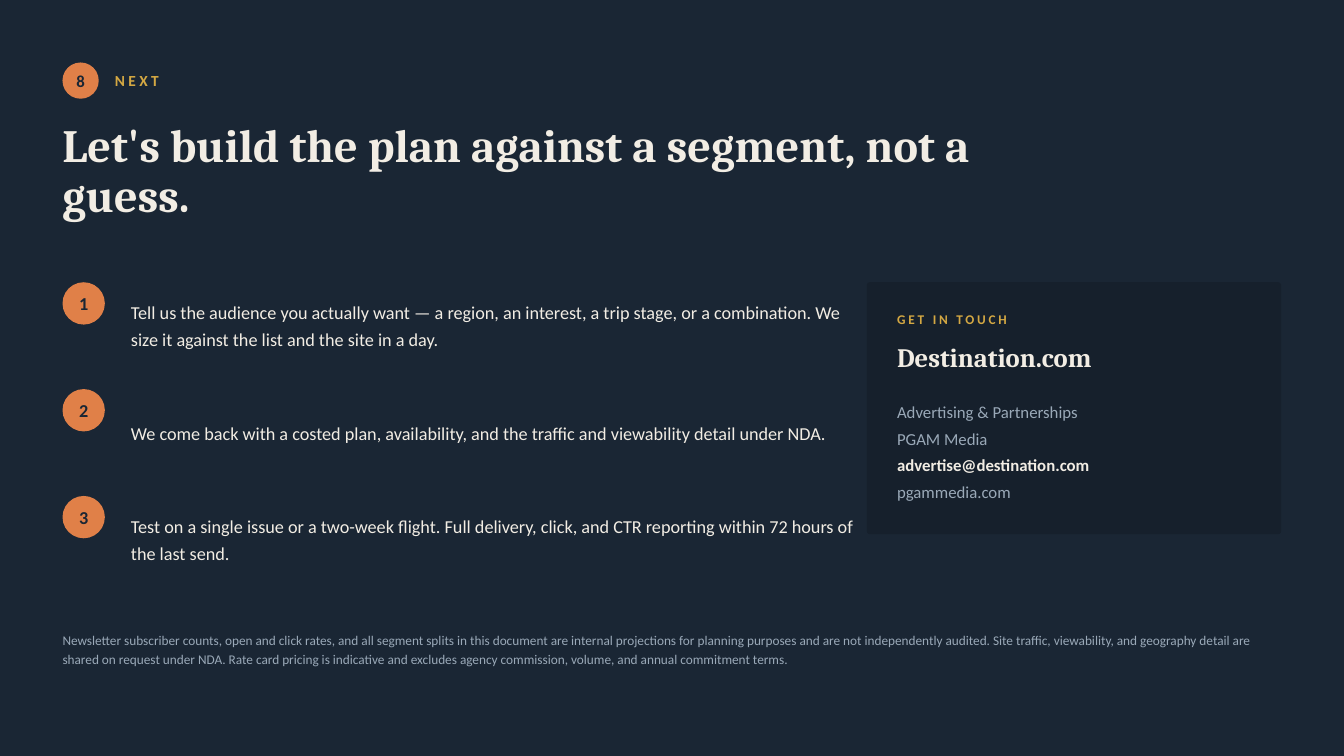
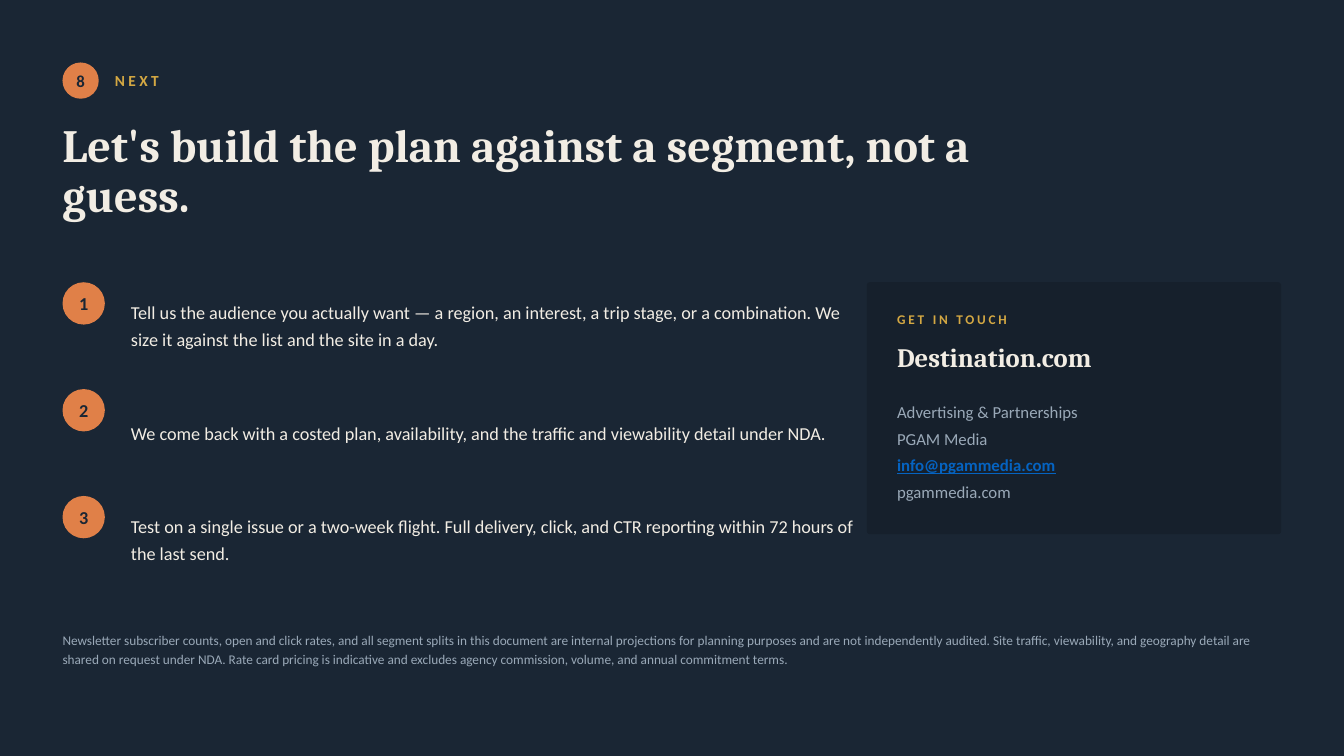
Before and after one commit to mastap150/pgam-intelligence, a slide deck: slide 11 of docs/media/destination-com-media-kit.pptx. Drawn at 1344x756 pixels with LibreOffice and Linux fonts; fonts in the diff are those of the drawing. Boxes give left, top, right and bottom in pixels: in the first picture for what was removed or moved away, otherwise in the second. Text is boxed around its words. In the diff, an @@ line names an element or a change of style, - is before the commit and + after.

```diff
--- a/docs/media/destination-com-media-kit.pptx
+++ b/docs/media/destination-com-media-kit.pptx
@@ text at (897,459,1055,474): text changed; text colour #F2EDE4 to #0563C1 @@
-advertise@destination.com
+info@pgammedia.com
```
Also in this commit, not shown: 3 other files.
